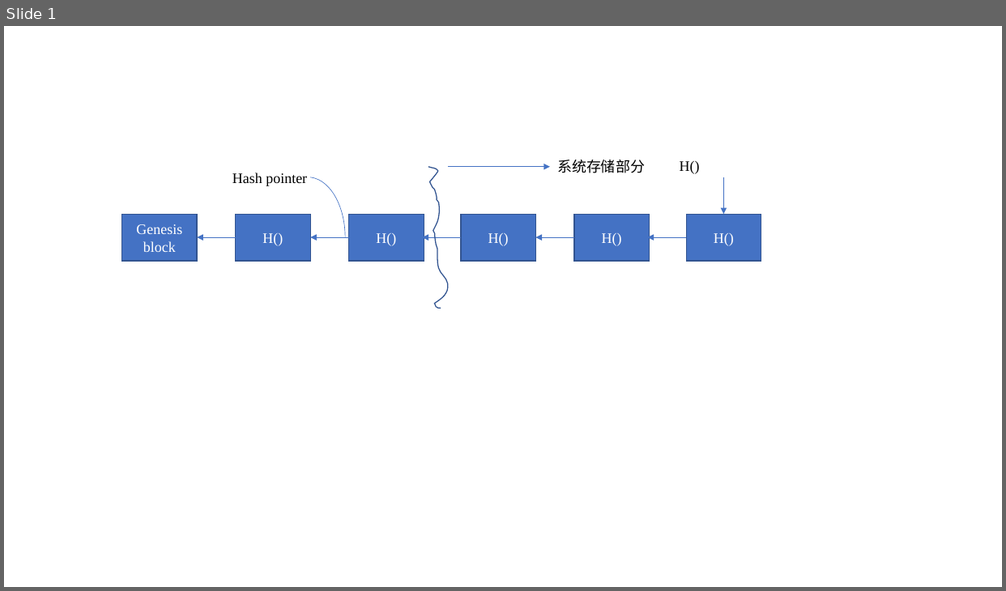
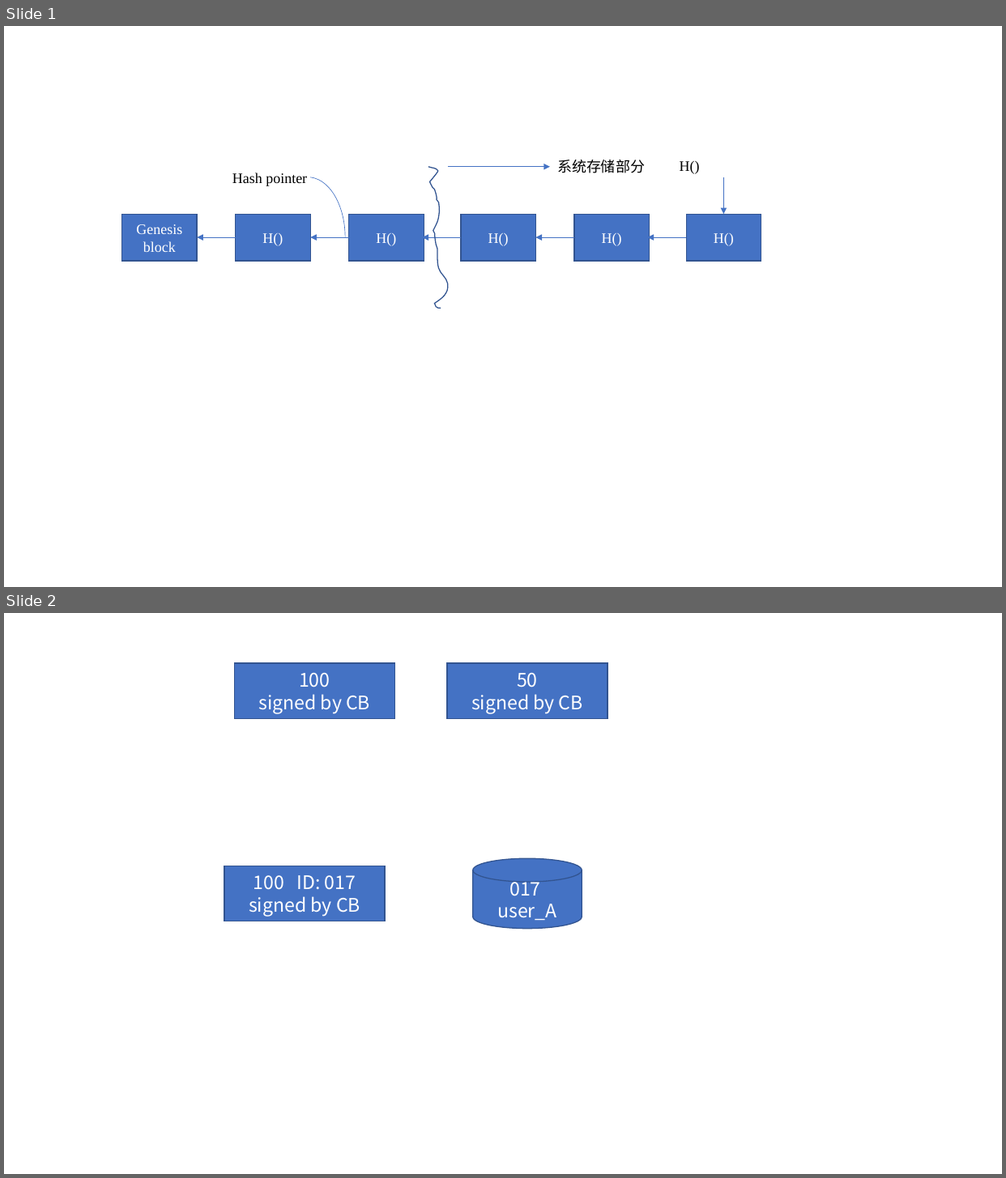
Before and after one commit to l1nkkk/Knowledge, a slide deck: blockchain/graph.pptx. Shown one above the other, each under a label of ours: slide 1 before the commit, slides 1 and 2 after it. The pictures are 1006x591 and 1006x1178 pixels, drawn with LibreOffice and Linux fonts; fonts in the diff are those of the drawing. Boxes give left, top, right and bottom in pixels: in the first picture for what was removed or moved away, otherwise in the second. Text is boxed around its words. In the diff, an @@ line names an element or a change of style, - is before the commit and + after.

```diff
--- a/blockchain/graph.pptx
+++ b/blockchain/graph.pptx
@@ slide 2 added at [4,613,1002,1174], background #FFFFFF @@
@@ rectangle added at [235,663,394,718], fill #4472C4, outline #325491 1 pt, 18 pt, text #FFFFFF @@
+100
+signed by CB
@@ rectangle added at [447,663,607,718], fill #4472C4, outline #325491 1 pt, 18 pt, text #FFFFFF @@
+50
+signed by CB
@@ rectangle added at [225,866,385,922], fill #4472C4, outline #325491 1 pt, 18 pt, text #FFFFFF @@
+100 ID: 017
+signed by CB
@@ cylinder added at [473,858,582,929], fill #4472C4, outline #325491 1 pt, 18 pt, text #FFFFFF @@
+017 user_A
```
Also in this commit, not shown: 3 other slides added, 1 slide removed, 7 other files.
